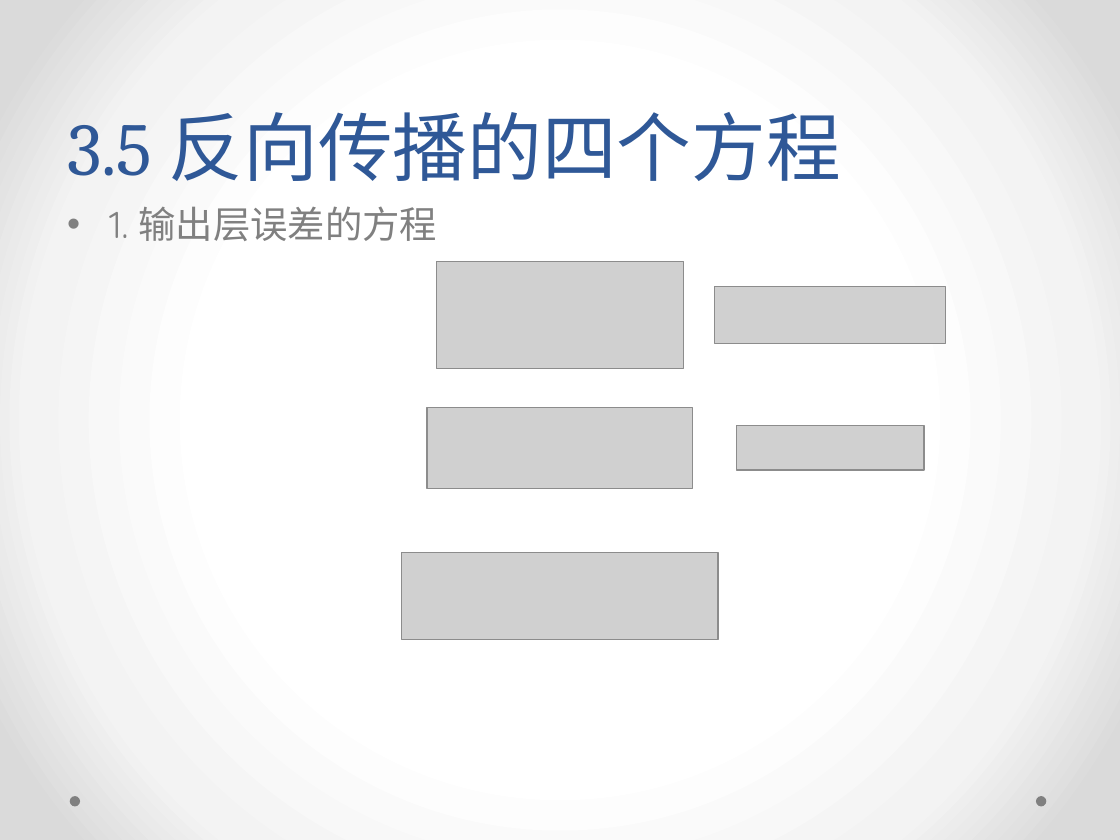
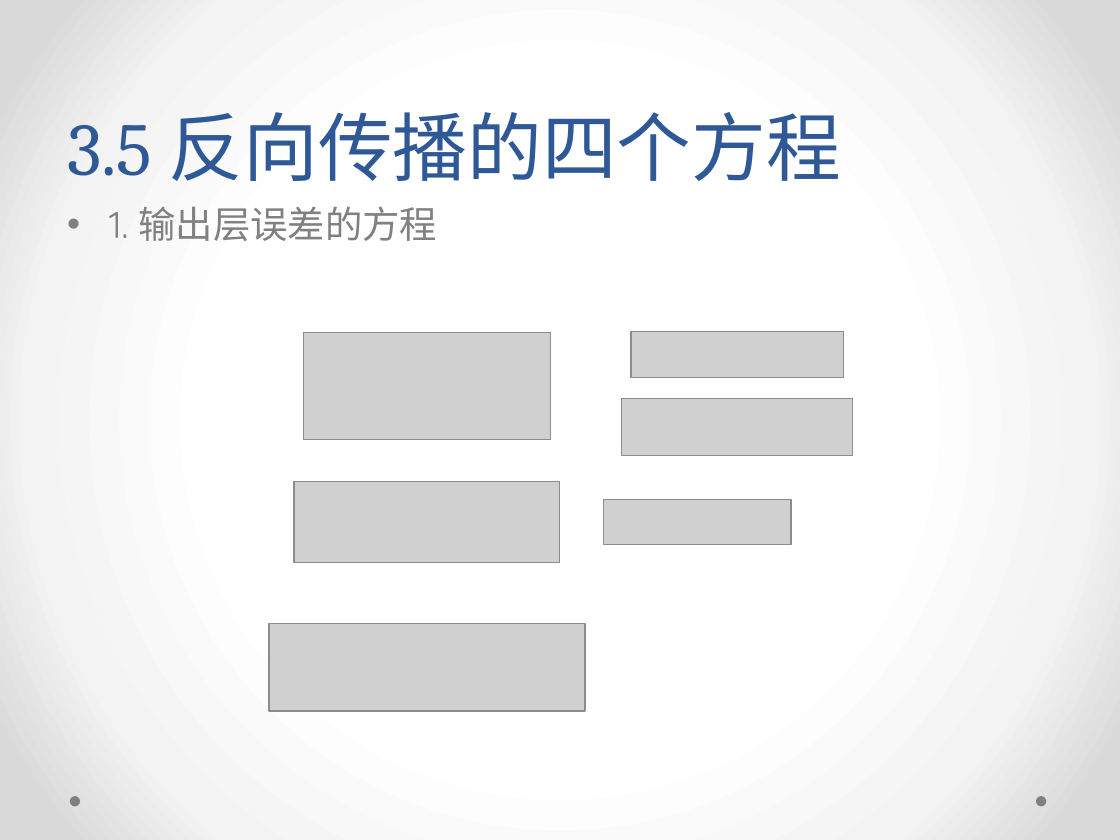
Before and after one commit to yish0000/neuralnetwork, a slide deck: slide 45 of 深度学习数学原理初探.pptx. Drawn at 1120x840 pixels with LibreOffice and Linux fonts; fonts in the diff are those of the drawing; grey boxes stand for pictures; background and template pictures are left out. Boxes give left, top, right and bottom in pixels: in the first picture for what was removed or moved away, otherwise in the second. Text is boxed around its words. In the diff, an @@ line names an element or a change of style, - is before the commit and + after.

```diff
--- a/深度学习数学原理初探.pptx
+++ b/深度学习数学原理初探.pptx
@@ picture: place and size @@
-picture at [437,261,684,368]
+picture at [304,333,551,440]
@@ picture added at [631,332,843,377] @@
@@ picture: place and size @@
-picture at [715,287,945,344]
+picture at [622,398,852,455]
@@ picture: place and size @@
-picture at [427,408,692,488]
+picture at [295,482,560,562]
@@ picture: place and size @@
-picture at [736,426,924,470]
+picture at [604,500,792,544]
@@ picture: place and size @@
-picture at [402,552,718,640]
+picture at [269,624,585,711]
```
Also in this commit, not shown: 10 other slides changed.
